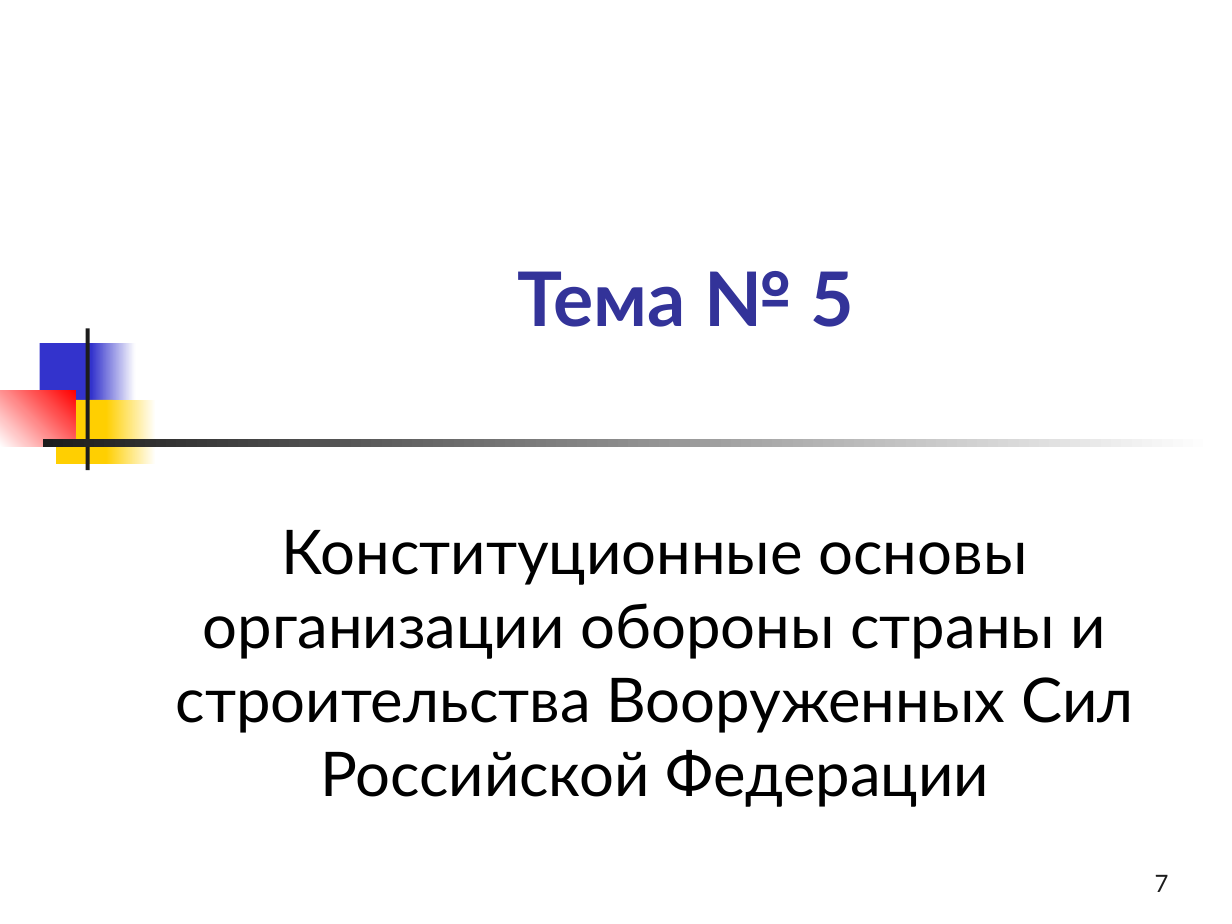
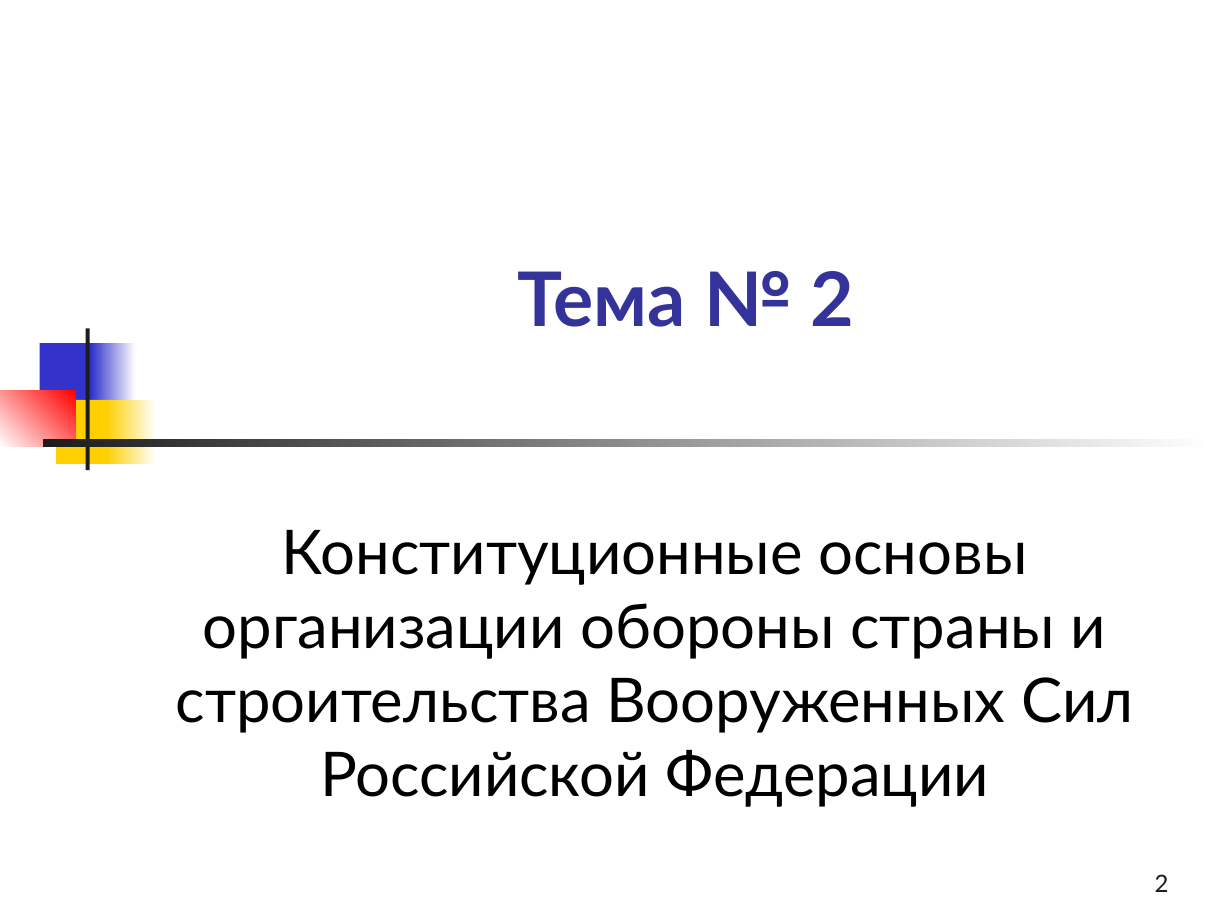
Before and after one commit to shahzod20000901/Storage, a slide deck: slide 2 of Правоведение/Комплект 5.ppt (slide 7 before the commit). Drawn at 1232x924 pixels with LibreOffice and Linux fonts; fonts in the diff are those of the drawing. Boxes give left, top, right and bottom in pixels: in the first picture for what was removed or moved away, otherwise in the second. Text is boxed around its words. In the diff, an @@ line names an element or a change of style, - is before the commit and + after.

```diff
--- a/Правоведение/Комплект 5.ppt
+++ b/Правоведение/Комплект 5.ppt
@@ title at box(517, 271, 855, 327): text changed @@
-Тема № 5
+Тема № 2
@@ page number at box(1155, 874, 1169, 892): text changed @@
-7
+2
```
Also in this commit, not shown: 5 other slides changed, 9 slides added, 33 slides removed, 5 other files.
